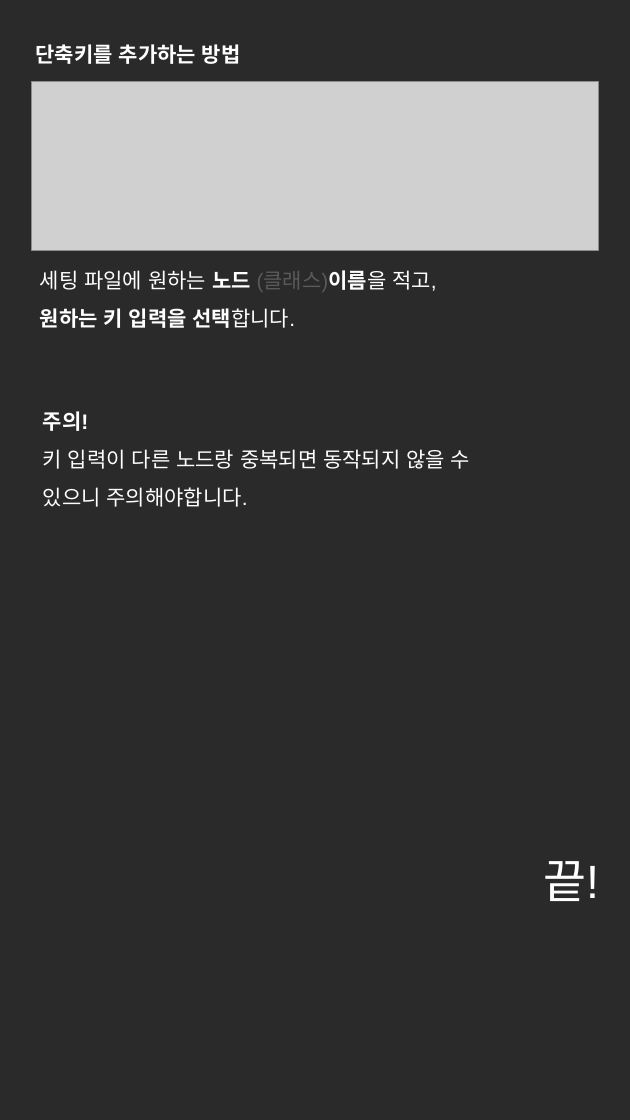
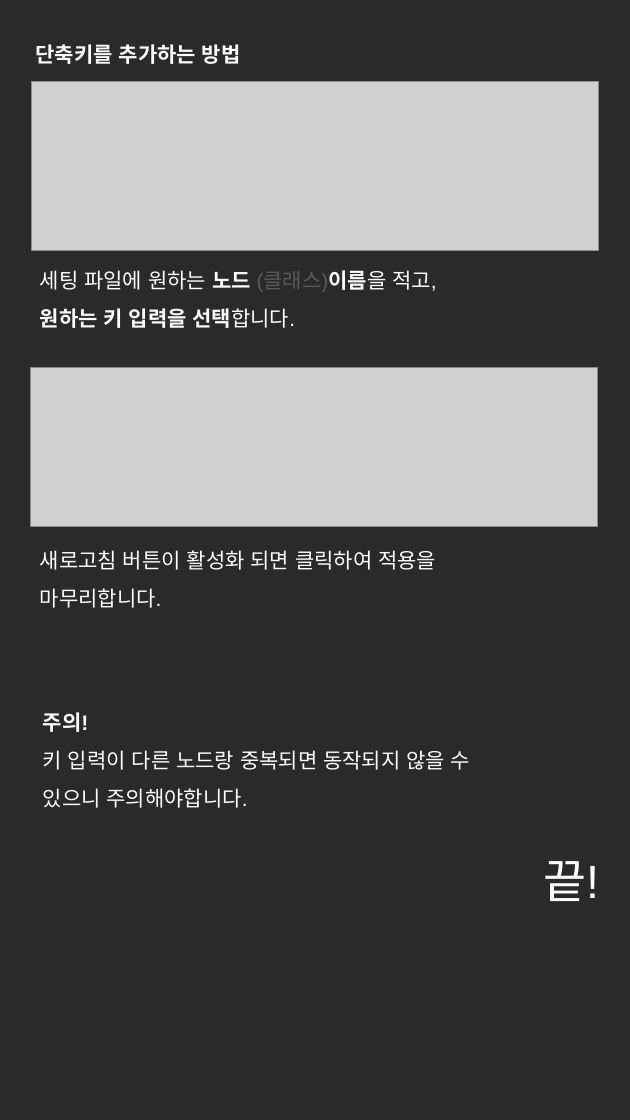
Before and after one commit to NK-Studio/ShaderGraphHotKey, a slide deck: slide 6 of Document KR.pptx. Drawn at 630x1120 pixels with LibreOffice and Linux fonts; fonts in the diff are those of the drawing; grey boxes stand for pictures. Boxes give left, top, right and bottom in pixels: in the first picture for what was removed or moved away, otherwise in the second. Text is boxed around its words. In the diff, an @@ line names an element or a change of style, - is before the commit and + after.

```diff
--- a/Document KR.pptx
+++ b/Document KR.pptx
@@ picture added at (30, 368, 597, 527) @@
@@ text added at (40, 550, 436, 608), 18 pt, text #FFFFFF @@
+새로고침 버튼이 활성화 되면 클릭하여 적용을
+마무리합니다.
@@ text "주의!": place and size @@
-text "주의!" at (43, 411, 470, 507)
+text "주의!" at (43, 712, 470, 808)
```
Also in this commit, not shown: 2 other slides changed, 2 other files.
